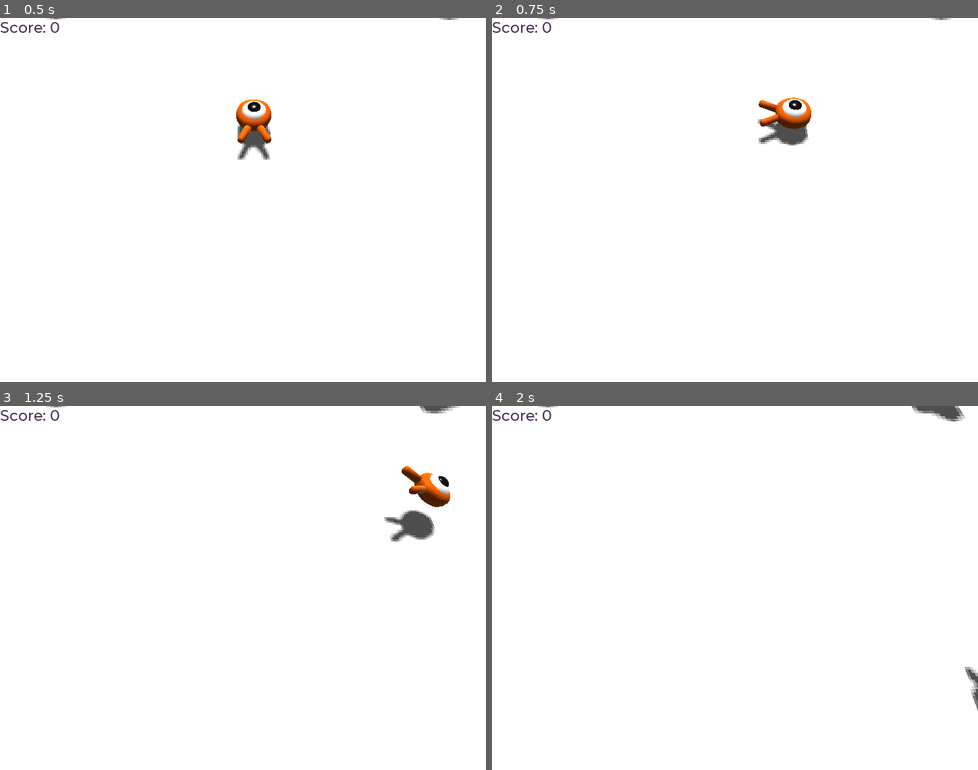
Above: before the commit, frames 1-4 (two rows, left to right).
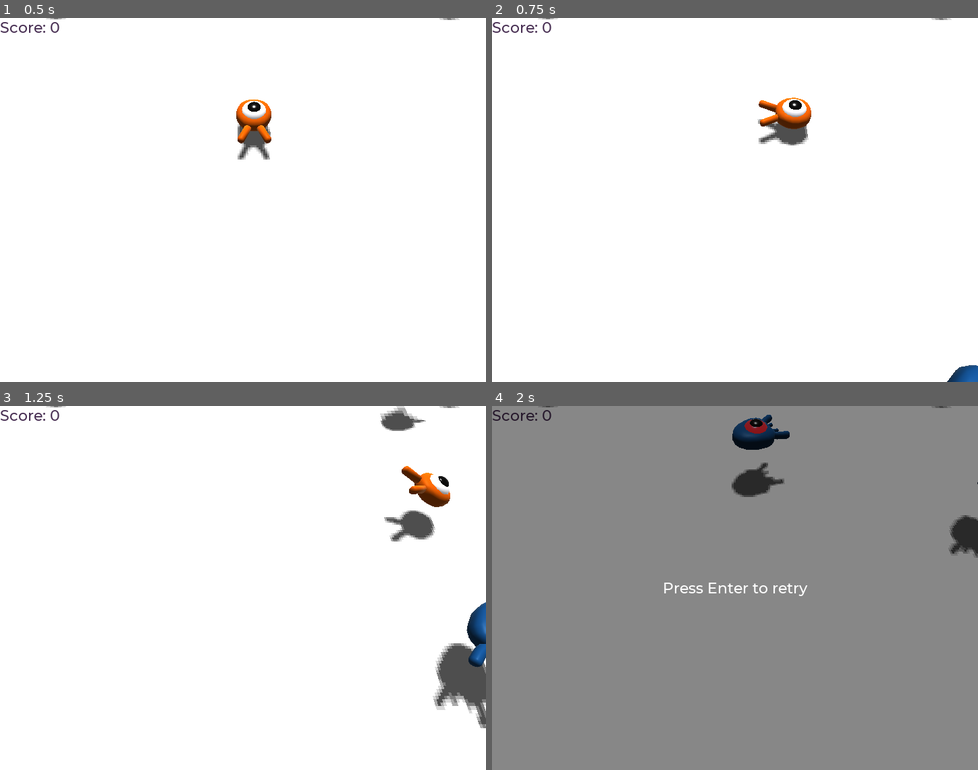
Above: after the commit, the same moments.

Repository: wengzixuan/godot-3d-tutorial-game
Game: Godot game, scene res://Main.tscn
The game is run twice, just before and just after one commit, with the same random seed, the same clock (stepped at 60 frames per second) and the same inputs.
Inputs:
- Up to frame 1 (0.5 s): no input
- Up to frame 2 (0.75 s): tap Enter (ui_accept) at 0.5 s; hold D (move_right) from 0.53 s (still down)
- Up to frame 3 (1.25 s): keep holding D (move_right); tap Space (jump) at 0.77 s
- Up to frame 4 (2 s): release D (move_right) at 1.28 s; hold S (move_back) from 1.28 s (still down); tap Space (jump) at 1.52 s

Frame 1 is identical in both runs. In frame 2, 0.2% of the frame differs, in the area x 93-100%, y 95-100%; in frame 3, 2.6%; in frame 4, 100%, in the area x 0-100%, y 0-100%.

Commit message:
敌人的数据有改动

Diff:
--- a/Mob.gd
+++ b/Mob.gd
@@ -15,6 +15,9 @@
 	queue_free()
 
 
+func _physics_process(_delta):
+# warning-ignore:return_value_discarded
+	move_and_slide(velocity)
 
 # We will call this function from the Main scene.
 func initialize(start_position, player_position):
--- a/Mob.tscn
+++ b/Mob.tscn
@@ -65,6 +65,46 @@
 "values": [ Vector3( 0, 0, 0 ), Vector3( 0, 0.5, 0 ), Vector3( 0, 0.35, 0 ) ]
 }
 
+[sub_resource type="Animation" id=5]
+resource_name = "已粘贴的动画"
+length = 0.001
+tracks/0/type = "value"
+tracks/0/path = NodePath("AnimationPlayer:root_node")
+tracks/0/interp = 1
+tracks/0/loop_wrap = true
+tracks/0/imported = false
+tracks/0/enabled = true
+tracks/0/keys = {
+"times": PoolRealArray( 0 ),
+"transitions": PoolRealArray( 1 ),
+"update": 0,
+"values": [ NodePath("..") ]
+}
+tracks/1/type = "value"
+tracks/1/path = NodePath("Pivot/Character:translation")
+tracks/1/interp = 1
+tracks/1/loop_wrap = true
+tracks/1/imported = false
+tracks/1/enabled = true
+tracks/1/keys = {
+"times": PoolRealArray( 0 ),
+"transitions": PoolRealArray( 1 ),
+"update": 0,
+"values": [ Vector3( 0, 0, 0 ) ]
+}
+tracks/2/type = "value"
+tracks/2/path = NodePath("Pivot/Character:rotation_degrees")
+tracks/2/interp = 1
+tracks/2/loop_wrap = true
+tracks/2/imported = false
+tracks/2/enabled = true
+tracks/2/keys = {
+"times": PoolRealArray( 0 ),
+"transitions": PoolRealArray( 1 ),
+"update": 0,
+"values": [ Vector3( 0, 0, 0 ) ]
+}
+
 [node name="Mob" type="KinematicBody" groups=["mob"]]
 transform = Transform( 1, 0, 0, 0, 1, 0, 0, 0, 1, 0, 0.65007, 0 )
 collision_layer = 2
@@ -74,10 +114,8 @@
 [node name="Pivot" type="Spatial" parent="."]
 
 [node name="Character" parent="Pivot" instance=ExtResource( 2 )]
-transform = Transform( 1, 0, 0, 0, 1, 0, 0, 0, 1, 0, -0.253808, -0.00856566 )
 
 [node name="CollisionShape" type="CollisionShape" parent="."]
-transform = Transform( 1, 0, 0, 0, 1, 0, 0, 0, 1, 0, 0.153857, 0 )
 shape = SubResource( 1 )
 
 [node name="VisibilityNotifier" type="VisibilityNotifier" parent="."]
@@ -88,5 +126,6 @@
 anims/RESET = SubResource( 2 )
 anims/float = SubResource( 3 )
 "anims/float 2" = SubResource( 4 )
+"anims/已粘贴的动画" = SubResource( 5 )
 
 [connection signal="screen_exited" from="VisibilityNotifier" to="." method="_on_VisibilityNotifier_screen_exited"]
Not shown: 1 places in Mob.tscn that only renumber resources
